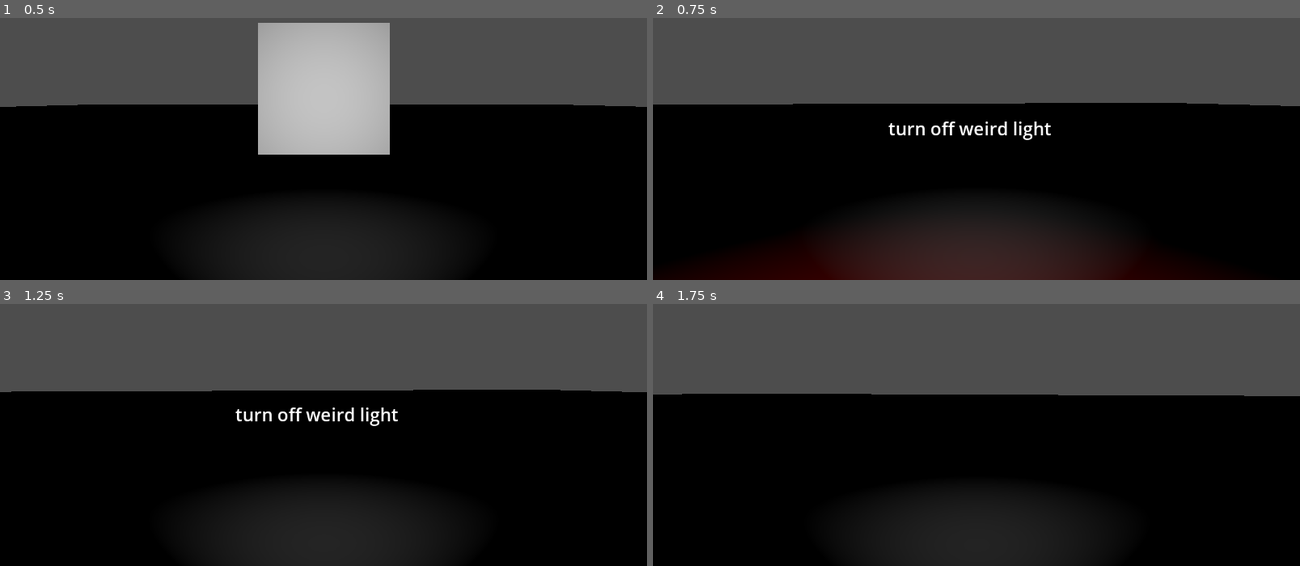
Above: before the commit, frames 1-4 (two rows, left to right).
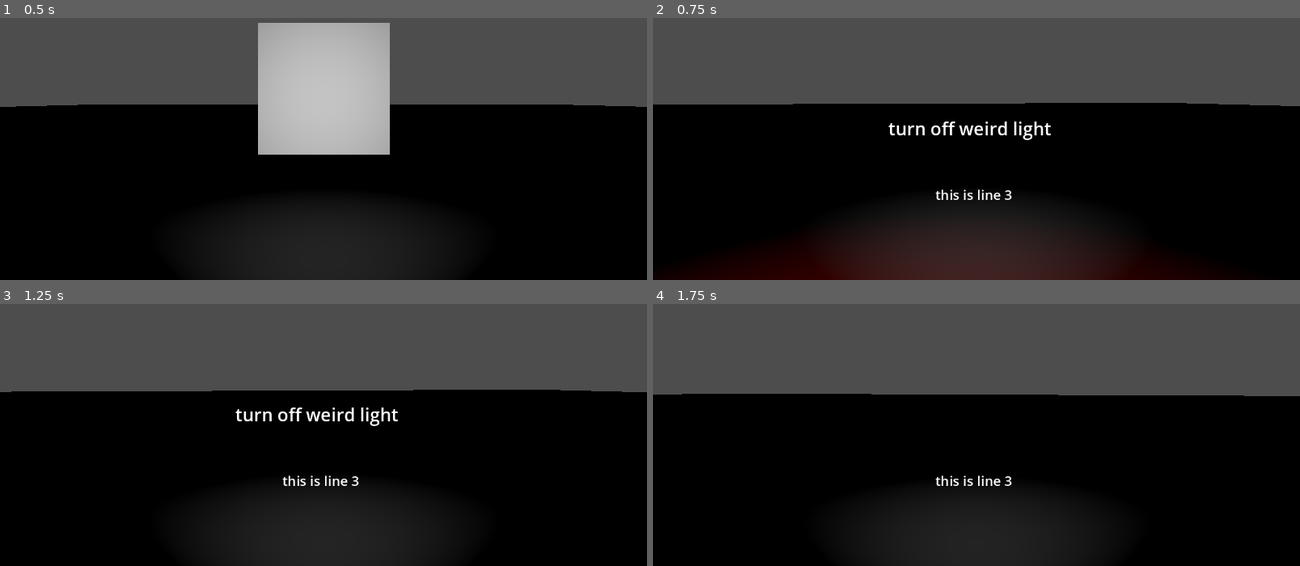
Above: after the commit, the same moments.

Repository: CoolBeanGames/Therebefore
Game: Godot game, scene res://Scenes/game_base.tscn
The game is run twice, just before and just after one commit, with the same random seed, the same clock (stepped at 60 frames per second) and the same inputs.
Inputs (mouse positions are in pixels of both pictures, inside the frame that each line leads up to):
- Up to frame 1 (0.5 s): no input
- Up to frame 2 (0.75 s): tap Enter at 0.5 s; move the mouse to (1008, 96) at 0.52 s; hold W (up) from 0.53 s (still down); tap E (interact) at 0.6 s
- Up to frame 3 (1.25 s): keep holding W (up)
- Up to frame 4 (1.75 s): keep holding W (up); tap Space at 1.25 s; move the mouse to (944, 385) at 1.27 s; tap E (interact) at 1.35 s

Frame 1 is identical in both runs. In frame 2, 0.2% of the frame differs, in the area x 43-56%, y 65-70%; in frame 3, 0.2%; in frame 4, 0.2%.

Commit message:
Fixed One Note UI Issue and found another
so Now I have the UI scaling correctly BUT saving is NOT working at all, it seems like im working on two seperate files (the one on disk) and (the one in the editor) and the two only merge when i completly shut down the editor. I asked in the godot discord for help hopefully they know how to fix it because i sure as hell dont!

Diff:
--- a/Data/Audio/line 3.tres
+++ b/Data/Audio/line 3.tres
@@ -5,6 +5,6 @@
 [resource]
 resource_name = "line 3"
 script = ExtResource("1_eapyt")
-Text = ""
+Text = "this is line 3"
 Bus = 0
 skip_position = false
--- a/Data/AudioGroups/conv ersation.tres
+++ b/Data/AudioGroups/conv ersation.tres
@@ -2,12 +2,12 @@
 
 [ext_resource type="Script" uid="uid://bbtgup22pegu4" path="res://Resources/Subtitled_Audio.gd" id="1_r0227"]
 [ext_resource type="Script" uid="uid://6q18ilv627ft" path="res://Resources/Subtitled_Audio_Group.gd" id="2_16u2f"]
-[ext_resource type="Resource" uid="uid://c7qarnvgqgoa7" path="res://Data/Audio/line 1.tres" id="2_ayosd"]
-[ext_resource type="Resource" uid="uid://dqvpiyyvlam6r" path="res://Data/Audio/line 4.tres" id="4_1g5fq"]
-[ext_resource type="Resource" uid="uid://ctgty10t7tmdn" path="res://Data/Audio/line 3.tres" id="4_5m366"]
-[ext_resource type="Resource" uid="uid://c5s7s15oery2g" path="res://Data/Audio/line 5.tres" id="5_1g5fq"]
-[ext_resource type="Resource" uid="uid://dy55dopeslqe" path="res://Data/Audio/line 6.tres" id="6_6yoef"]
-[ext_resource type="Resource" uid="uid://d41ris7ly2ps" path="res://Data/Audio/line 7.tres" id="7_mpqcj"]
+[ext_resource type="Resource" uid="uid://c7qarnvgqgoa7" path="res://data/Audio/line 1.tres" id="2_ayosd"]
+[ext_resource type="Resource" uid="uid://dqvpiyyvlam6r" path="res://data/Audio/line 4.tres" id="4_1g5fq"]
+[ext_resource type="Resource" uid="uid://ctgty10t7tmdn" path="res://data/Audio/line 3.tres" id="4_5m366"]
+[ext_resource type="Resource" uid="uid://c5s7s15oery2g" path="res://data/Audio/line 5.tres" id="5_1g5fq"]
+[ext_resource type="Resource" uid="uid://dy55dopeslqe" path="res://data/Audio/line 6.tres" id="6_6yoef"]
+[ext_resource type="Resource" uid="uid://d41ris7ly2ps" path="res://data/Audio/line 7.tres" id="7_mpqcj"]
 
 [resource]
 resource_name = "conv ersation"
--- a/Data/Notes/note 2.tres
+++ b/Data/Notes/note 2.tres
@@ -1,9 +1,9 @@
-[gd_resource type="Resource" script_class="Note" load_steps=2 format=3 uid="uid://nmg2b8fb0jwf"]
+[gd_resource type="Resource" script_class="Note" load_steps=2 format=3 uid="uid://1vdt4cdv3c4v"]
 
 [ext_resource type="Script" uid="uid://dj88ee0tenkp1" path="res://Resources/Note.gd" id="1_41xgg"]
 
 [resource]
 resource_name = "note 2"
 script = ExtResource("1_41xgg")
-note_text = ""
+note_text = "here is some other different text i set for you! does this fucking work?"
 play_audio = false
--- a/Data/Notes/note.tres
+++ b/Data/Notes/note.tres
@@ -1,13 +1,9 @@
-[gd_resource type="Resource" script_class="Note" load_steps=4 format=3 uid="uid://o4jurxxlwkk0"]
+[gd_resource type="Resource" script_class="Note" load_steps=2 format=3 uid="uid://b3vco40dmu6fo"]
 
-[ext_resource type="Texture2D" uid="uid://dvd7ob51oyn02" path="res://textures/note.jpg" id="1_ogg7t"]
 [ext_resource type="Script" uid="uid://dj88ee0tenkp1" path="res://Resources/Note.gd" id="1_uslml"]
-[ext_resource type="AudioStream" uid="uid://bxv6widls0c86" path="res://Vocals/James_Line_3.mp3" id="1_yt5cs"]
 
 [resource]
 resource_name = "note"
 script = ExtResource("1_uslml")
-note_text = "this is a sample note, hopefully this works correctly"
-note_texture = ExtResource("1_ogg7t")
+note_text = "here is a test"
 play_audio = false
-audio = ExtResource("1_yt5cs")
--- a/Resources/Note.gd
+++ b/Resources/Note.gd
@@ -1,3 +1,4 @@
+@tool
 extends Resource
 class_name Note
 
Not shown, changed: Sound Effects/MachineBeep.mp3.import
Not shown, changed: addons/DialogEditor/dialog_editor_screen.gd
Not shown, changed: addons/Notes/NoteEditorUI.tscn
Not shown, changed: addons/Notes/note_editor_ui.gd
